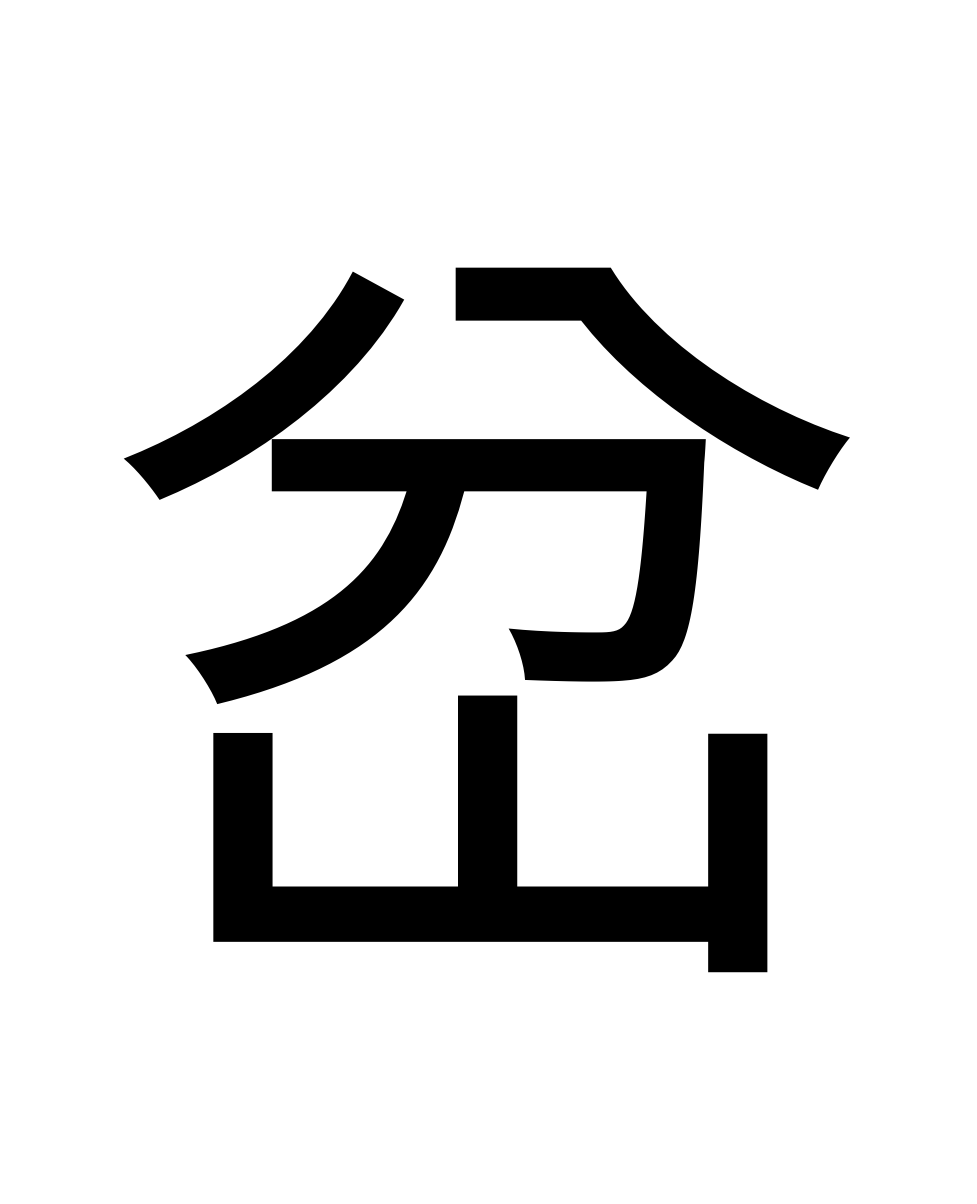
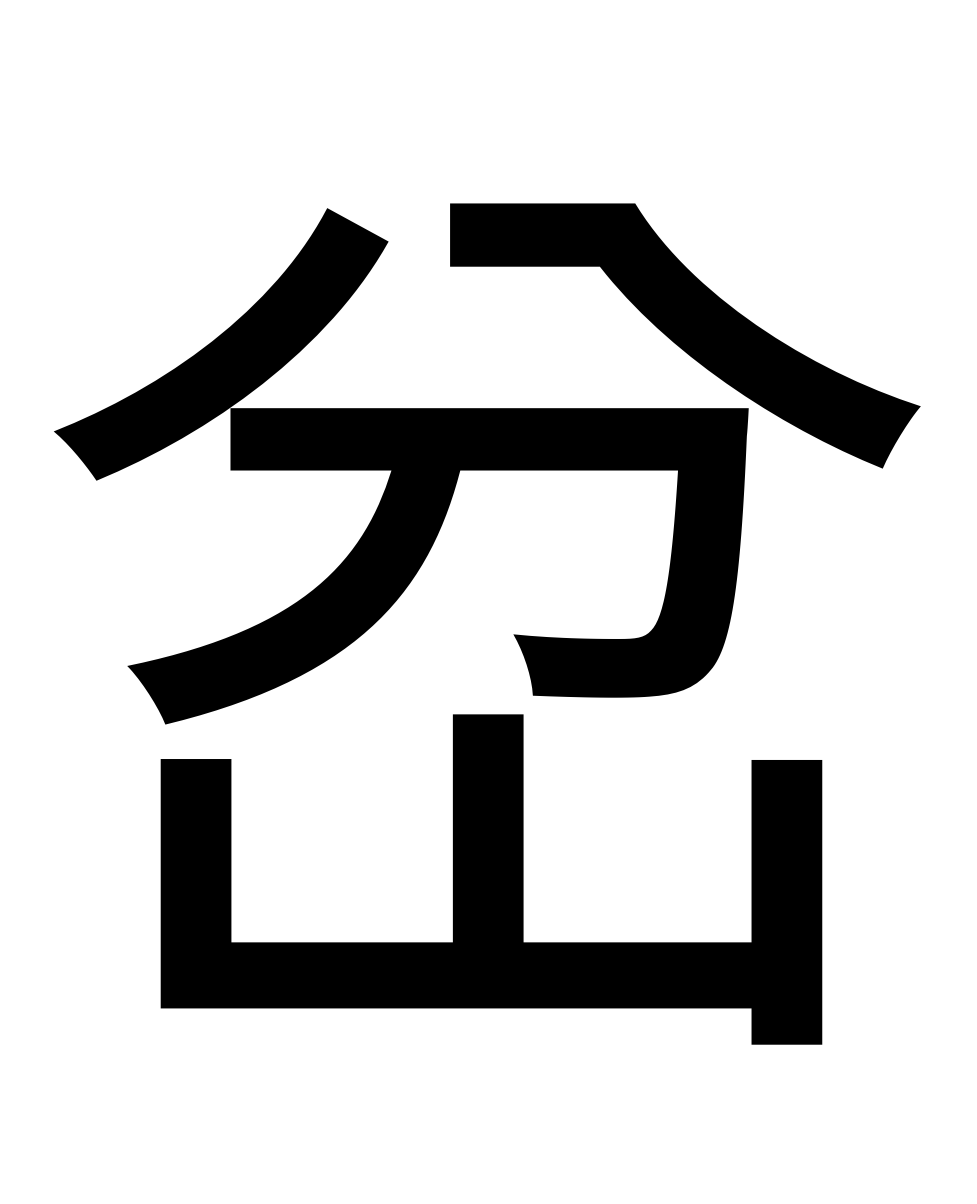
Before and after one commit to oscarsun72/PPTtoDoc_PowerPoint_xchg_Word, a slide deck: slide 126 of 字圖母片.pptm. Drawn at 977x1204 pixels with LibreOffice and Linux fonts; fonts in the diff are those of the drawing. Boxes give left, top, right and bottom in pixels: in the first picture for what was removed or moved away, otherwise in the second. Text is boxed around its words. In the diff, an @@ line names an element or a change of style, - is before the commit and + after.

```diff
--- a/字圖母片.pptm
+++ b/字圖母片.pptm
@@ text "岔" at (23,203,953,1045): size 335 to 400 pt @@
```
Also in this commit, not shown: 130 other slides changed.
